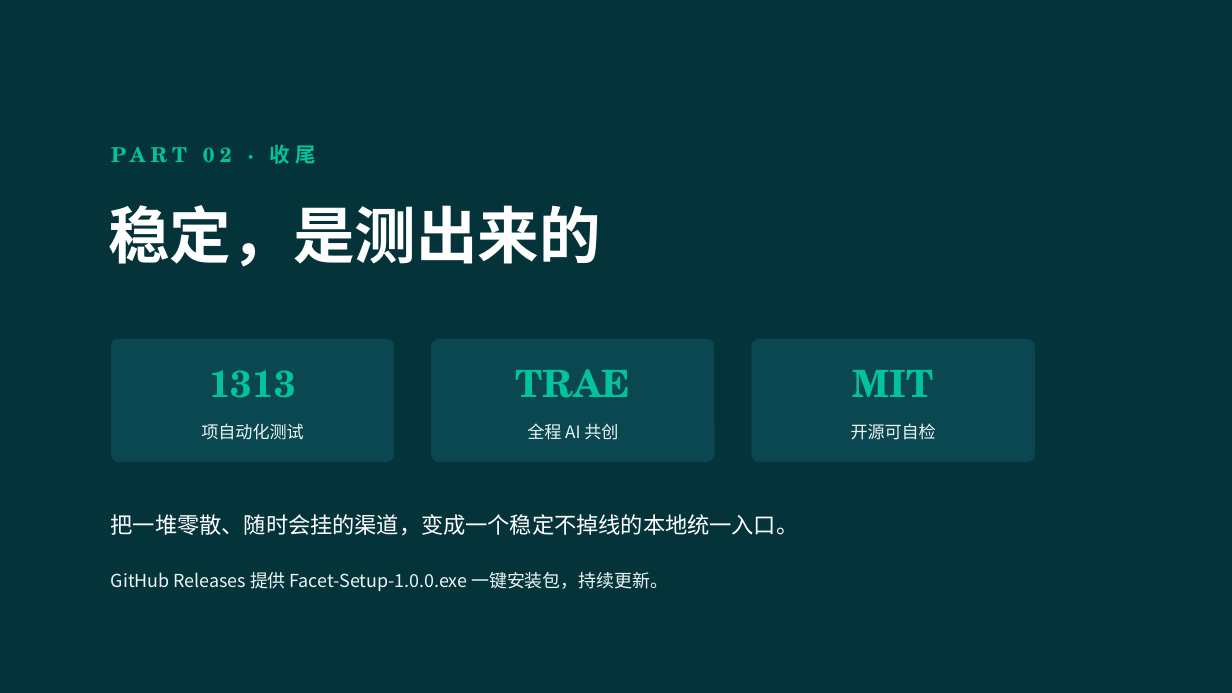
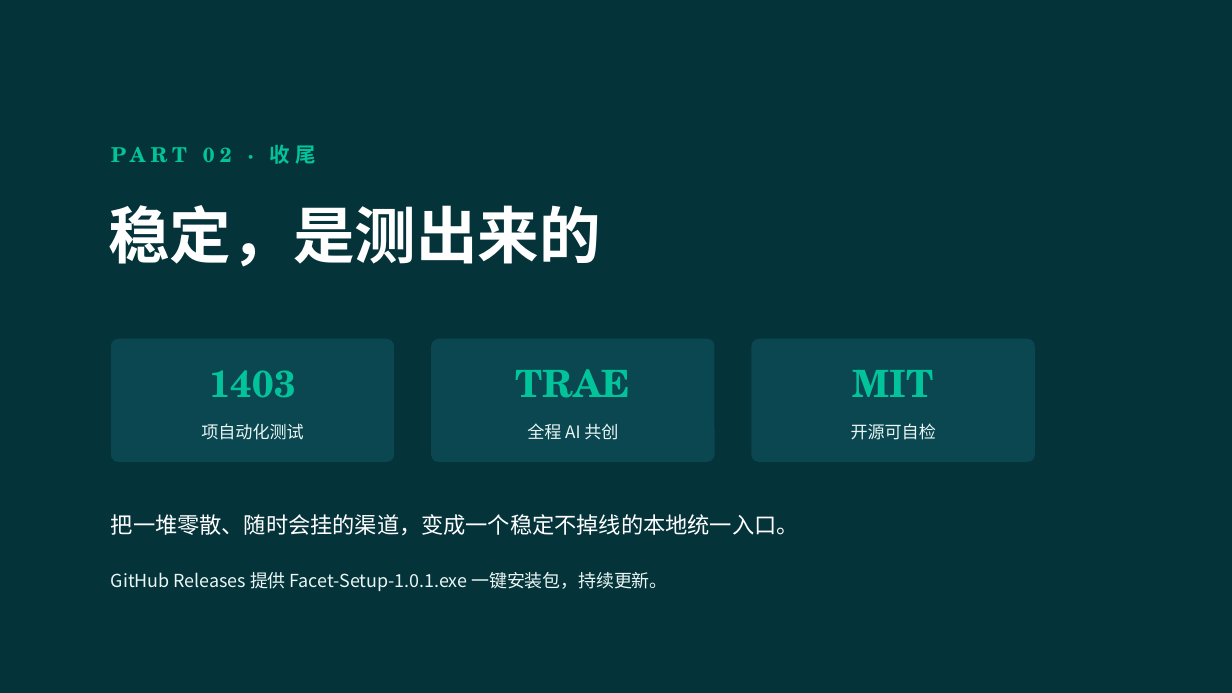
Before and after one commit to hsliuping/Facet, a slide deck: slide 23 of docs/Facet免费额度全景.pptx. Drawn at 1232x693 pixels with LibreOffice and Linux fonts; fonts in the diff are those of the drawing. Boxes give left, top, right and bottom in pixels: in the first picture for what was removed or moved away, otherwise in the second. Text is boxed around its words. In the diff, an @@ line names an element or a change of style, - is before the commit and + after.

```diff
--- a/docs/Facet免费额度全景.pptx
+++ b/docs/Facet免费额度全景.pptx
@@ text at bbox=[209, 370, 295, 398]: text changed @@
-1313
+1403
@@ text at bbox=[111, 572, 667, 591]: text changed @@
-GitHub Releases 提供 Facet-Setup-1.0.0.exe 一键安装包，持续更新。
+GitHub Releases 提供 Facet-Setup-1.0.1.exe 一键安装包，持续更新。
```
Also in this commit, not shown: 4 other slides changed, 10 other files.
